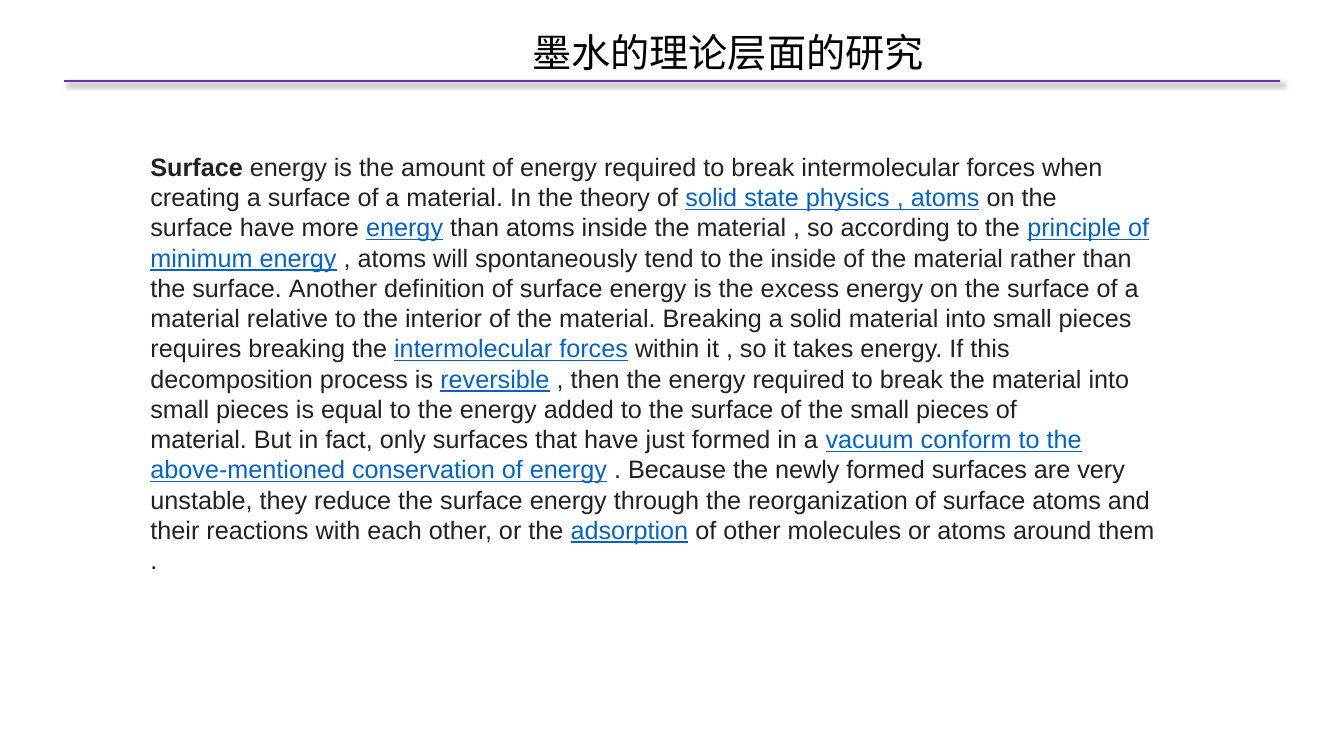
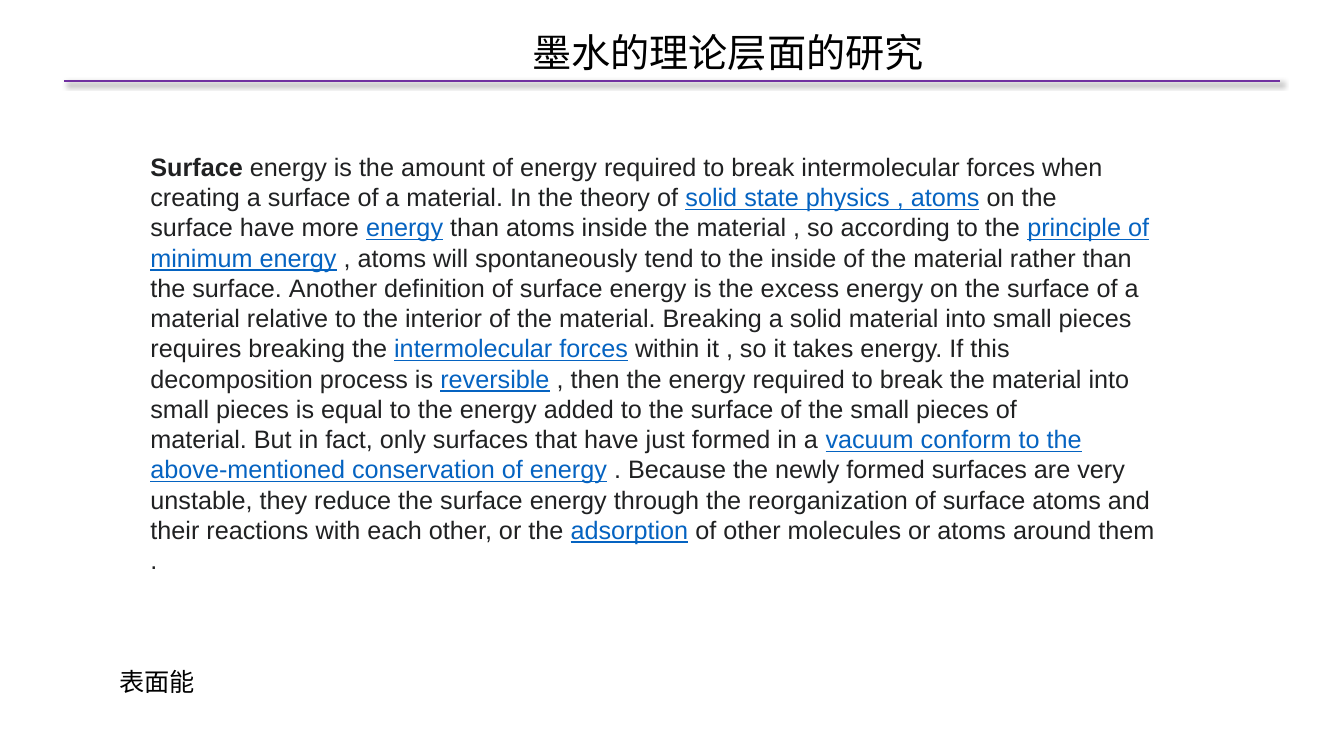
Before and after one commit to jysvs/Mytest, a slide deck: slide 13 of PPT/喷墨打印总结/喷墨打印总结.pptx (slide 12 before the commit). Drawn at 1344x756 pixels with LibreOffice and Linux fonts; fonts in the diff are those of the drawing. Boxes give left, top, right and bottom in pixels: in the first picture for what was removed or moved away, otherwise in the second. Text is boxed around its words. In the diff, an @@ line names an element or a change of style, - is before the commit and + after.

```diff
--- a/PPT/喷墨打印总结/喷墨打印总结.pptx
+++ b/PPT/喷墨打印总结/喷墨打印总结.pptx
@@ text added at box(119, 669, 195, 693), 18 pt, text #000000 @@
+表面能
```
Also in this commit, not shown: 6 other slides changed, 6 slides added, 12 other files.
